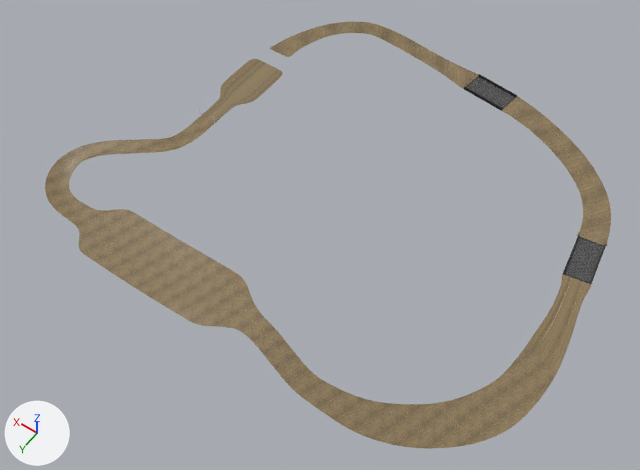
Before and after pictures for a commit that changed the Blender file Bull Kart/Assets/Blender Projects/WesternTrack.blend.
Camera for both pictures: a camera (50 mm lens) standing at (-370.0, 395.0, 547.0) and looking at (-105.0, 24.0, -36.0). Lighting does not change. The marker at lower left points along +X, +Y and +Z.
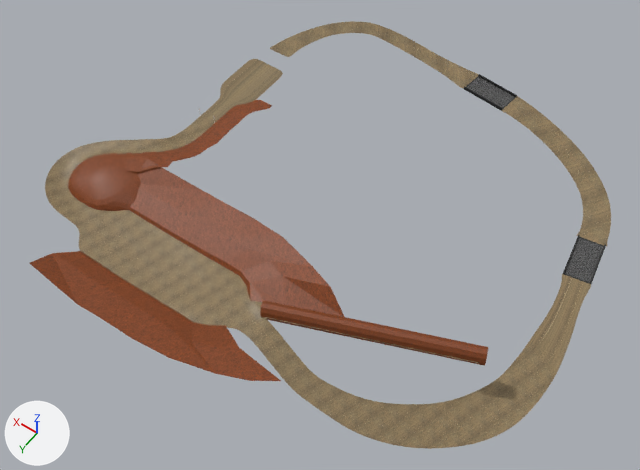
What differs and where, as boxes [x1, y1, x2, y2] in the pictures (640 x 470 px):
'Plane.006', added (brown): after [124, 100, 344, 317]
'Plane.005', added (brown): after [30, 251, 281, 381]
'Cylinder.001', added (brown): after [260, 300, 488, 366]
'Sphere', added (brown): after [68, 153, 141, 211]
'Plane.007', added: after [249, 301, 479, 363]

The edits, one by one:
Picture 'Dirt-Texture.png.001' (img_dirt_texture_png_001) is new.
Picture 'Dirt-Texture.png' (img_dirt_texture_png) is new.
Material 'Dirt-Texture.png.001' (mat_dirt_texture_png_001) is new.
Its texture is img_dirt_texture_png_001.
Material 'Dirt-Texture.png' (mat_dirt_texture_png) is new.
Its texture is img_dirt_texture_png.
Mesh me_plane_006 is new.
It has 98 vertices, 63 faces and spans x -191.0..49.0, y -2.0..167.0, z -10.0..13.0.
It uses material mat_dirt_texture_png_001 (picture img_dirt_texture_png_001).
Mesh me_plane_001 is new.
It has 32 vertices, 22 faces and spans x -189.0..25.0, y 193.0..247.0, z -10.0..13.0.
It uses material mat_dirt_texture_png (picture img_dirt_texture_png).
Mesh me_sphere is new.
It has 56 vertices, 55 faces and spans x -40.7..32.3, y -35.6..27.5, z -21.3..-3.0.
It uses material mat_dirt_texture_png (picture img_dirt_texture_png).
Mesh me_plane_007 is new.
It has 6 vertices, 2 faces and spans x -152.0..16.0, y -64.0..10.0, z -1.0..2.0.
It uses material mat_dustyroad_texture_jpg (picture img_dustyroad_texture_jpg).
Mesh me_cylinder_002 is new.
It has 48 vertices, 48 faces and spans x -76.0..82.0, y -31.0..41.0, z -9.0..9.0.
It uses material mat_dirt_texture_png (picture img_dirt_texture_png).
Object 'Plane.006' (ob_plane_006) is new; it shows me_plane_006.
Its location is (9.6, -41.8, 0.0).
Object 'Plane.005' (ob_plane_005) is new; it shows me_plane_001.
Its location is (9.6, -41.8, 0.0).
Object 'Sphere' (ob_sphere) is new; it shows me_sphere.
Its location is (57.0, 101.8, 10.7).
It gains a SUBSURF modifier named 'Subsurf'.
Modifier setting: render_levels = 0.
Object 'Plane.007' (ob_plane_007) is new; it shows me_plane_007.
Its location is (-126.0, 123.7, -4.5).
Object 'Cylinder.001' (ob_cylinder_001) is new; it shows me_cylinder_002.
Its location is (-205.8, 91.0, -2.7).
